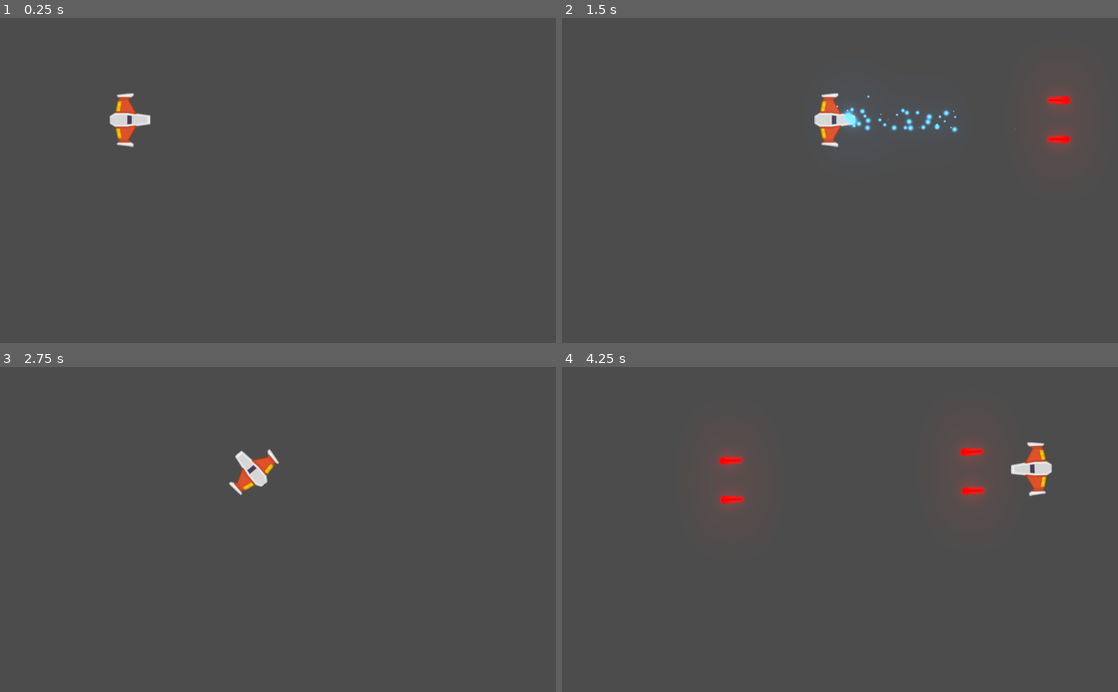
Above: before the commit, frames 1-4 (two rows, left to right).
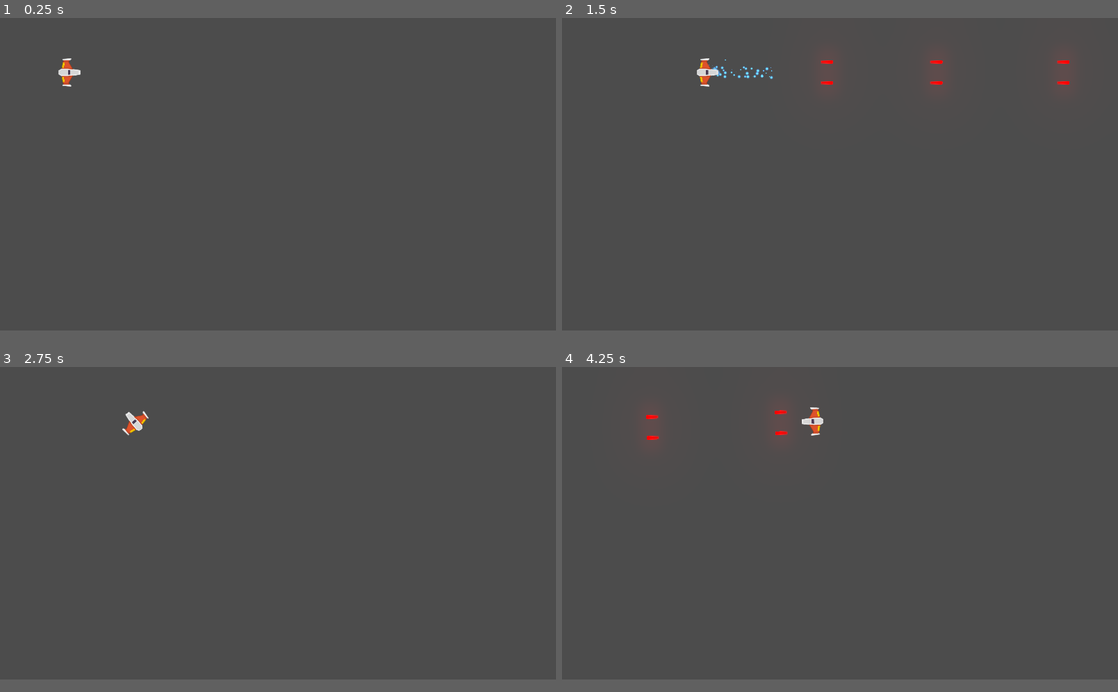
Above: after the commit, the same moments.

Repository: GiselaElyFer/Meteoritos-Curso
Game: Godot game, scene res://Juego/Niveles/NivelTest.tscn
Two runs of this game, one before a commit and one after it. Both use one fixed random seed, a clock stepped at 60 frames per second and the inputs below.
Inputs:
- Up to frame 1 (0.25 s): no input
- Up to frame 2 (1.5 s): tap Enter at 0.5 s; hold Right (mover_adelante) 0.53-1.28 s; hold Space (disparo_principal) 0.53-1.28 s; hold Left (mover_atras) from 1.28 s (still down); tap S (disparo_secundario) at 1.35 s
- Up to frame 3 (2.75 s): release Left (mover_atras) at 2.03 s; hold Right (mover_adelante) from 2.03 s (still down); hold Down (rotar_antihorario) from 2.03 s (still down)
- Up to frame 4 (4.25 s): release Down (rotar_antihorario) at 2.78 s; tap W (rotar_horario) at 2.85 s; release Right (mover_adelante) at 3.53 s; hold Left (mover_atras) from 3.53 s (still down); hold Space (disparo_principal) from 3.53 s (still down)
In our replay, the window is 800x468 before the commit and 800x450 after it. These sizes can differ from the game's own. Grey fills any space a smaller window leaves; there, only what the larger window draws over its background counts as a difference.

The runs differ from the first frame. In frame 1, 0.8% of the frame differs, in the area x 10-28%, y 12-40%; in frame 2, 1.9%, in the area x 24-92%, y 12-41%; in frame 3, 0.8%; in frame 4, 1.9%.

Commit message:
Proyectiles
Se agrego:
- proyectil player
- proyectil enemigo
- capas y colisiones de todos los objetos

Diff:
--- a/Juego/LaserTercero/LaserBeam2D.tscn
+++ b/Juego/LaserTercero/LaserBeam2D.tscn
@@ -61,6 +61,8 @@
 color_ramp = SubResource( 2 )
 
 [node name="LaserBeam2D" type="RayCast2D"]
+z_index = 41
+z_as_relative = false
 enabled = true
 cast_to = Vector2( 0, 0 )
 script = ExtResource( 1 )
--- a/Juego/Naves/Player/Player.tscn
+++ b/Juego/Naves/Player/Player.tscn
@@ -3,13 +3,16 @@
 [ext_resource path="res://Juego/Naves/Player/player.png" type="Texture" id=1]
 [ext_resource path="res://Juego/Naves/Player/MaterialFisico.tres" type="PhysicsMaterial" id=2]
 [ext_resource path="res://Juego/Naves/Player/Player.gd" type="Script" id=3]
-[ext_resource path="res://Juego/Naves/Proyectiles/Canion.tscn" type="PackedScene" id=4]
+[ext_resource path="res://Juego/Proyectiles/Canion.tscn" type="PackedScene" id=4]
 [ext_resource path="res://Juego/LaserTercero/LaserBeam2D.tscn" type="PackedScene" id=5]
 
 [sub_resource type="CircleShape2D" id=1]
 radius = 36.4006
 
 [node name="Player" type="RigidBody2D"]
+z_index = 50
+z_as_relative = false
+collision_mask = 22
 physics_material_override = ExtResource( 2 )
 gravity_scale = 0.0
 linear_damp = 2.0
--- a/Juego/Naves/Proyectiles/Canion.tscn
+++ b/Juego/Proyectiles/Canion.tscn
@@ -1,7 +1,7 @@
 [gd_scene load_steps=4 format=2]
 
-[ext_resource path="res://Juego/Naves/Proyectiles/Canion.gd" type="Script" id=1]
-[ext_resource path="res://Juego/Naves/Proyectiles/Proyectil.tscn" type="PackedScene" id=2]
+[ext_resource path="res://Juego/Proyectiles/Canion.gd" type="Script" id=1]
+[ext_resource path="res://Juego/Proyectiles/ProyectilPLayer.tscn" type="PackedScene" id=2]
 [ext_resource path="res://Juego/Sfx/disparo.wav" type="AudioStream" id=3]
 
 [node name="Canion" type="Node2D"]
--- a/Juego/Naves/Proyectiles/Proyectil.tscn
+++ b/Juego/Proyectiles/Proyectil.tscn
@@ -1,13 +1,16 @@
 [gd_scene load_steps=4 format=2]
 
-[ext_resource path="res://Juego/Naves/Proyectiles/Proyectil.png" type="Texture" id=1]
-[ext_resource path="res://Juego/Naves/Proyectiles/Proyectil.gd" type="Script" id=2]
+[ext_resource path="res://Juego/Proyectiles/Proyectil.png" type="Texture" id=1]
+[ext_resource path="res://Juego/Proyectiles/Proyectil.gd" type="Script" id=2]
 
 [sub_resource type="CapsuleShape2D" id=1]
-radius = 7.0
-height = 32.0
+radius = 6.99994
+height = 34.0001
 
 [node name="Proyectil" type="Area2D"]
+z_as_relative = false
+collision_layer = 0
+collision_mask = 0
 script = ExtResource( 2 )
 
 [node name="Sprite" type="Sprite" parent="."]
--- /dev/null
+++ b/Juego/Proyectiles/ProyectilEnemigo.tscn
@@ -0,0 +1,17 @@
+[gd_scene load_steps=3 format=2]
+
+[ext_resource path="res://Juego/Proyectiles/Proyectil.tscn" type="PackedScene" id=1]
+[ext_resource path="res://TemporalAssets/PNG/Lasers/laserGreen10.png" type="Texture" id=2]
+
+[node name="ProyectilEnemigo" instance=ExtResource( 1 )]
+z_index = 39
+collision_layer = 16
+collision_mask = 5
+
+[node name="Sprite" parent="." index="0"]
+modulate = Color( 0.689441, 0.87793, 0.623296, 1 )
+scale = Vector2( 1.11234, 0.873354 )
+texture = ExtResource( 2 )
+
+[node name="VisibilityNotifier2D" parent="." index="2"]
+visible = false
--- /dev/null
+++ b/Juego/Proyectiles/ProyectilPLayer.tscn
@@ -0,0 +1,8 @@
+[gd_scene load_steps=2 format=2]
+
+[ext_resource path="res://Juego/Proyectiles/Proyectil.tscn" type="PackedScene" id=1]
+
+[node name="ProyectilPLayer" instance=ExtResource( 1 )]
+z_index = 40
+collision_layer = 8
+collision_mask = 6
--- a/project.godot
+++ b/project.godot
@@ -12,7 +12,7 @@
 "base": "Node2D",
 "class": "Canion",
 "language": "GDScript",
-"path": "res://Juego/Naves/Proyectiles/Canion.gd"
+"path": "res://Juego/Proyectiles/Canion.gd"
 }, {
 "base": "Node2D",
 "class": "Nivel",
@@ -27,7 +27,7 @@
 "base": "Area2D",
 "class": "Proyectil",
 "language": "GDScript",
-"path": "res://Juego/Naves/Proyectiles/Proyectil.gd"
+"path": "res://Juego/Proyectiles/Proyectil.gd"
 }, {
 "base": "RayCast2D",
 "class": "RayoLaser",
@@ -46,11 +46,22 @@
 
 config/name="Meteoritos"
 run/main_scene="res://Juego/Niveles/NivelTest.tscn"
-config/icon="res://icon.png"
+config/icon="res://TemporalAssets/player_imagen64.png"
 
 [autoload]
 
 Eventos="*res://Juego/Autoloads/Eventos.gd"
+
+[display]
+
+window/size/width=1920
+window/size/height=1080
+window/size/resizable=false
+window/size/always_on_top=true
+window/size/test_width=1280
+window/size/test_height=720
+window/stretch/mode="2d"
+window/stretch/aspect="keep"
 
 [gui]
 
@@ -93,6 +104,14 @@
  ]
 }
 
+[layer_names]
+
+2d_physics/layer_1="player"
+2d_physics/layer_2="enemigo"
+2d_physics/layer_3="meteorito"
+2d_physics/layer_4="proyectil_player"
+2d_physics/layer_5="proyectil_enemigo"
+
 [physics]
 
 common/enable_pause_aware_picking=true
Renamed: Juego/Naves/Proyectiles/Canion.gd -> Juego/Proyectiles/Canion.gd
Renamed: Juego/Naves/Proyectiles/Proyectil.gd -> Juego/Proyectiles/Proyectil.gd
Renamed: Juego/Naves/Proyectiles/Proyectil.png -> Juego/Proyectiles/Proyectil.png
Not shown, changed: Juego/Proyectiles/Proyectil.png.import
